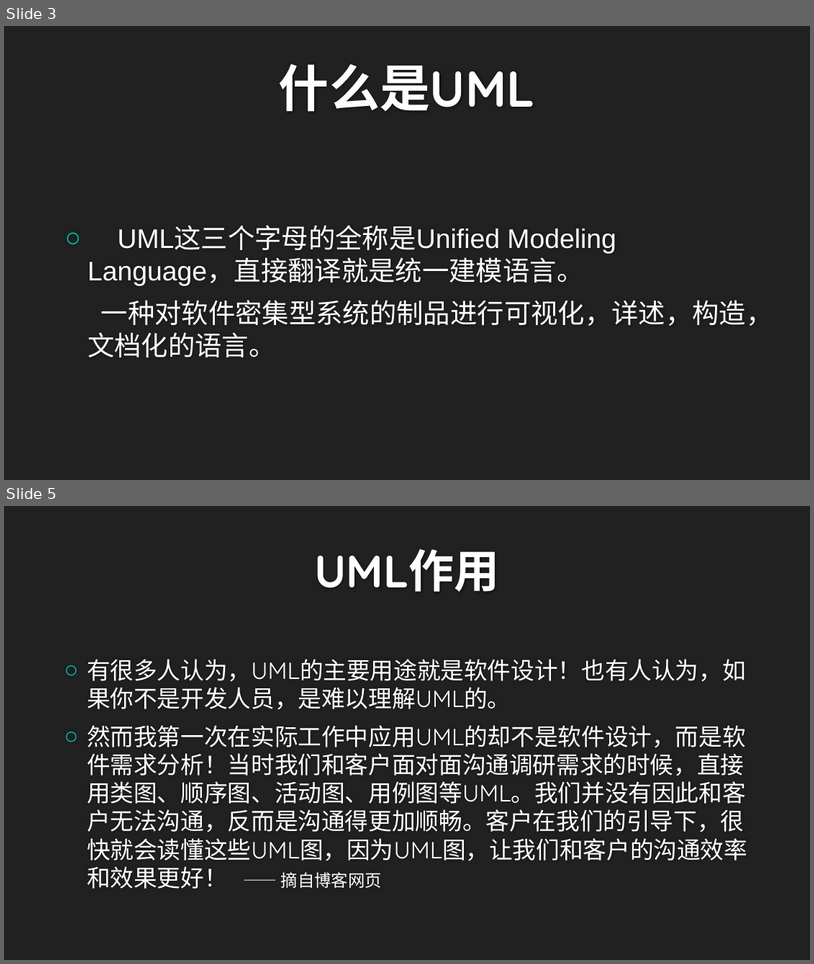
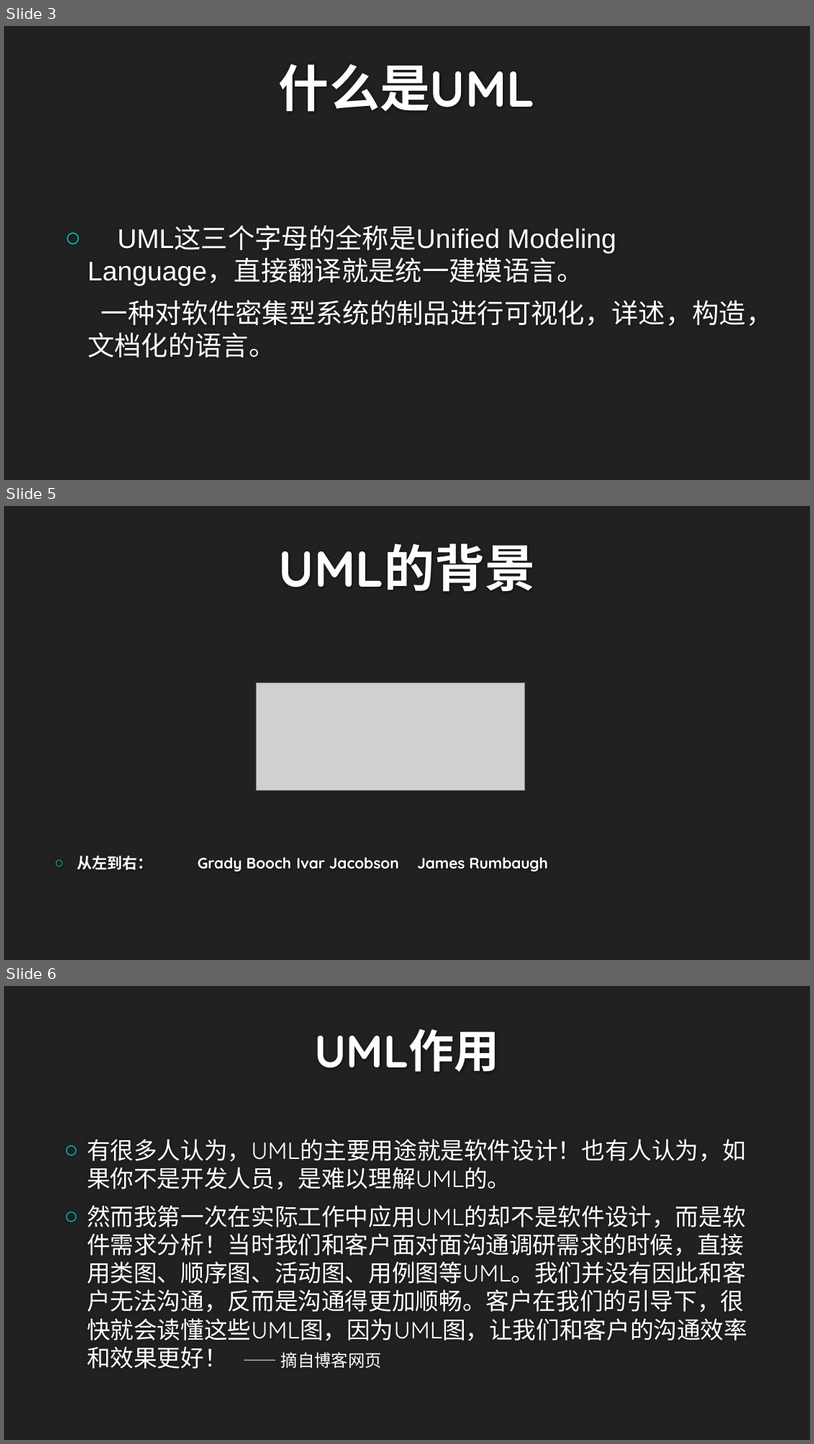
Before and after one commit to twn422/PRD2017, a slide deck: PRD-2017-G24/STW/非受控文件/翻转课堂作业/UML概述/UML概述.pptx. Shown one above the other, each under a label of ours: slides 3 and 5 before the commit, slides 3, 5 and 6 after it; the slides between them are not shown. The pictures are 814x964 and 814x1444 pixels, drawn with LibreOffice and Linux fonts; fonts in the diff are those of the drawing; grey boxes stand for pictures; background and template pictures are left out. Boxes give left, top, right and bottom in pixels: in the first picture for what was removed or moved away, otherwise in the second. Text is boxed around its words. In the diff, an @@ line names an element or a change of style, - is before the commit and + after.

```diff
--- a/PRD-2017-G24/STW/非受控文件/翻转课堂作业/UML概述/UML概述.pptx
+++ b/PRD-2017-G24/STW/非受控文件/翻转课堂作业/UML概述/UML概述.pptx
@@ slide 5 added at bbox=[4, 506, 810, 960], background #212121 @@
@@ title added at bbox=[279, 543, 535, 592], 60 pt, text #FEFEFE, bold @@
+UML的背景
@@ picture added at bbox=[257, 682, 525, 790] @@
@@ text added at bbox=[77, 855, 548, 871], 18 pt, text #FFFFFF, bold @@
+○ 从左到右： Grady Booch Ivar Jacobson James Rumbaugh
@@ what was slide 5 is now slide 6 @@
```
Also in this commit, not shown: 10 slides changed, 1 other slide added, 4 other files.
